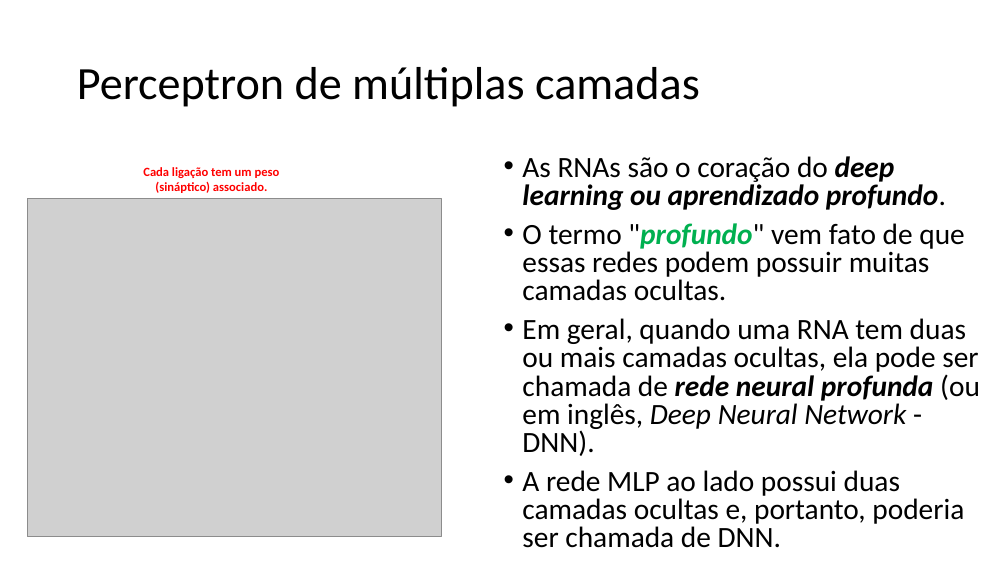
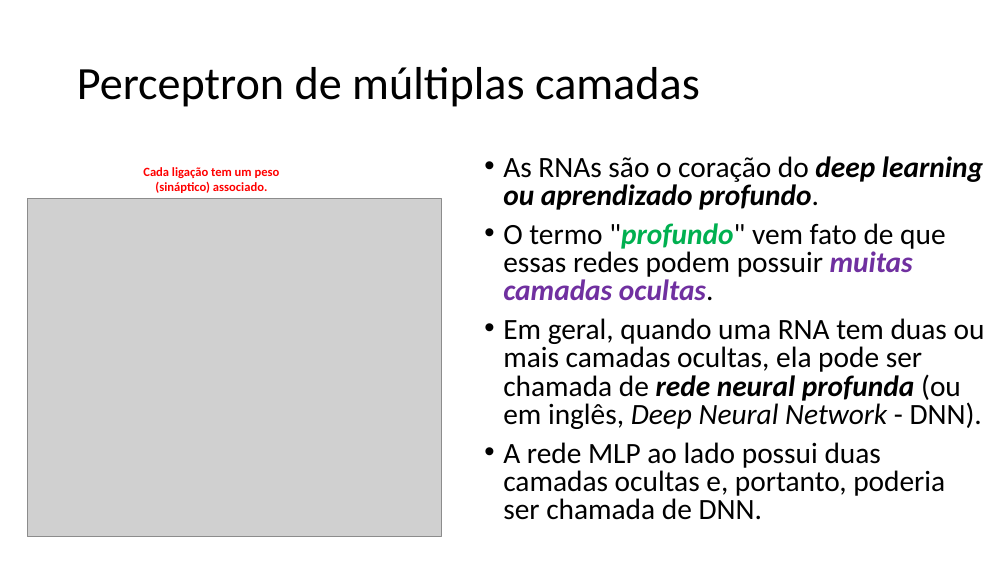
Before and after one commit to zz4fap/t320_aprendizado_de_maquina, a slide deck: slide 6 of slides/T320_Redes_Neurais_Artificiais (Parte II).pptx. Drawn at 1008x567 pixels with LibreOffice and Linux fonts; fonts in the diff are those of the drawing; grey boxes stand for pictures. Boxes give left, top, right and bottom in pixels: in the first picture for what was removed or moved away, otherwise in the second. Text is boxed around its words. In the diff, an @@ line names an element or a change of style, - is before the commit and + after.

```diff
--- a/slides/T320_Redes_Neurais_Artificiais (Parte II).pptx
+++ b/slides/T320_Redes_Neurais_Artificiais (Parte II).pptx
@@ text "As RNAs são o coração ...": place and size @@
-text "As RNAs são o coração ..." at (522, 156, 980, 548)
+text "As RNAs são o coração ..." at (503, 156, 985, 520)
@@ text at (503, 223, 945, 301): text colour #000000 to #7030A0, bold on, italic on in "muitas camadas ocultas." @@
```
Also in this commit, not shown: 7 other slides changed, 1 other file.
